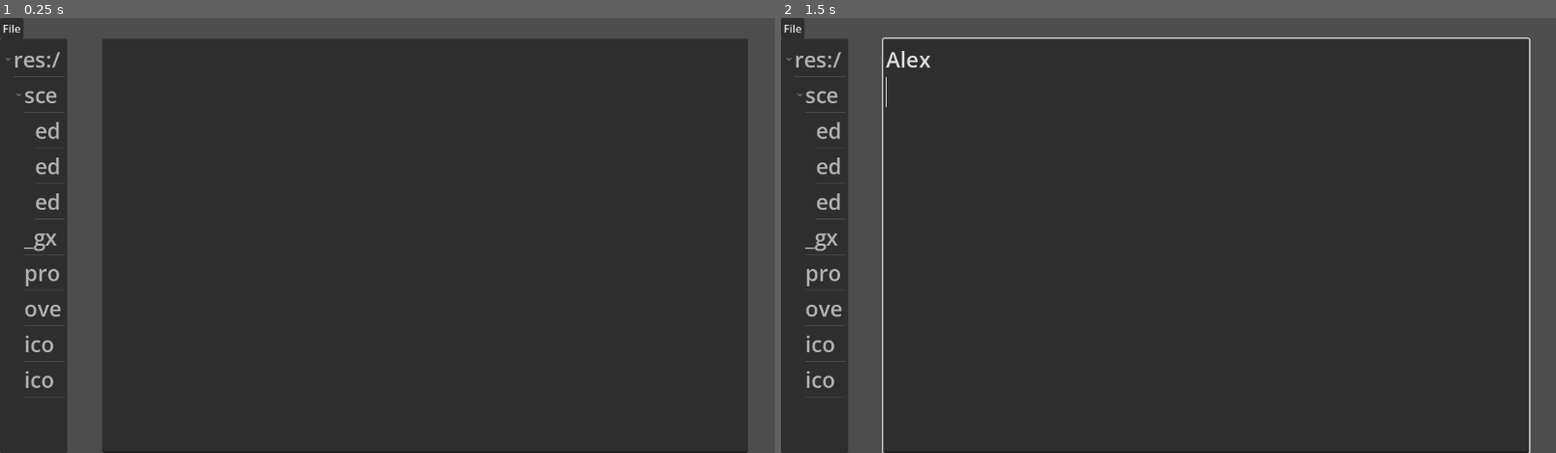
Above: before the commit, frames 1-2 (left to right).
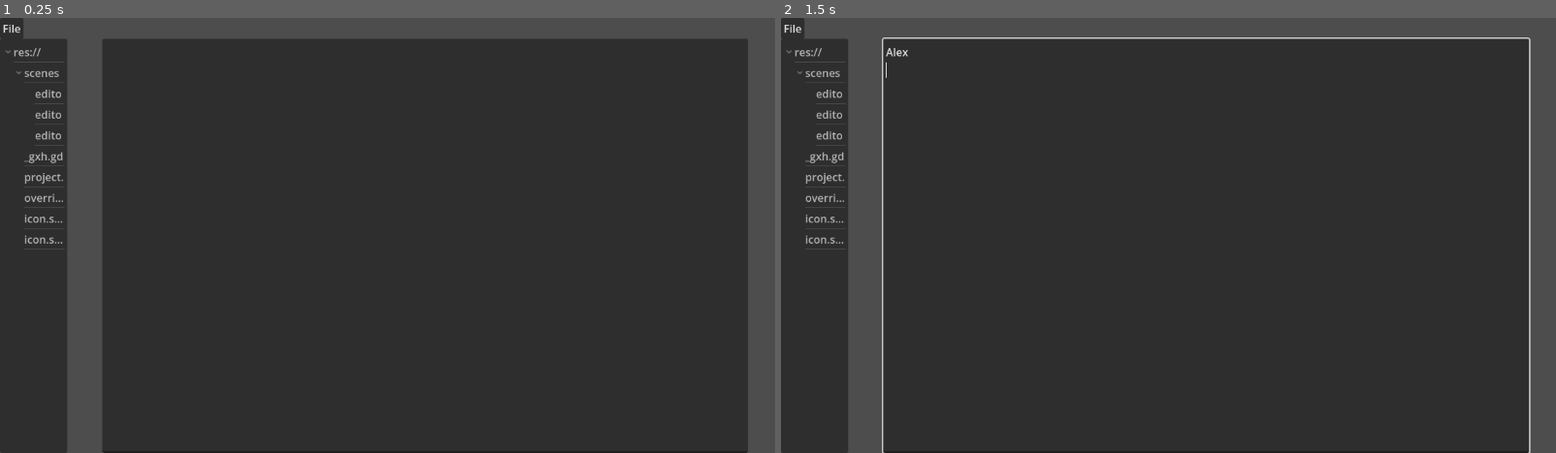
Above: after the commit, the same moments.

Repository: olafjanssen/snorfeld
Game: Godot game, scene res://scenes/editor.tscn
Two runs of this game, one before a commit and one after it. Both use one fixed random seed, a clock stepped at 60 frames per second and the inputs below.
Inputs (mouse positions are in pixels of both pictures, inside the frame that each line leads up to):
- Up to frame 1 (0.25 s): no input
- Up to frame 2 (1.5 s): click (1207, 244) at 0.52 s; type "Alex" at 0.6 s; tap Enter at 1.25 s

The runs differ from the first frame. In frame 1, 1.0% of the frame differs, in the area x 0-9%, y 6-86%; in frame 2, 1.2%, in the area x 0-20%, y 6-86%.

Commit message:
Editor changes

Diff:
--- a/scenes/editor.gd
+++ b/scenes/editor.gd
@@ -17,16 +17,8 @@
 	file_popup.id_pressed.connect(_on_menu_item_pressed)
 	await get_tree().process_frame
 	$HSplitContainer.offset_top = $MenuBar.size.y
-	_setup_font_sizes()
 	_setup_file_tree()
 	tree.item_activated.connect(_on_item_activated)
-
-func _setup_font_sizes():
-	var font_size: int = 16 * 2
-	text_edit.add_theme_font_size_override("font_size", font_size)
-	tree.add_theme_font_size_override("font_size", font_size)
-	file_popup.add_theme_font_size_override("font_size", font_size)
-	tree.add_theme_constant_override("line_spacing", int(font_size * 1.5))
 
 func _load_config():
 	if config.load(CONFIG_FILE) != OK:
